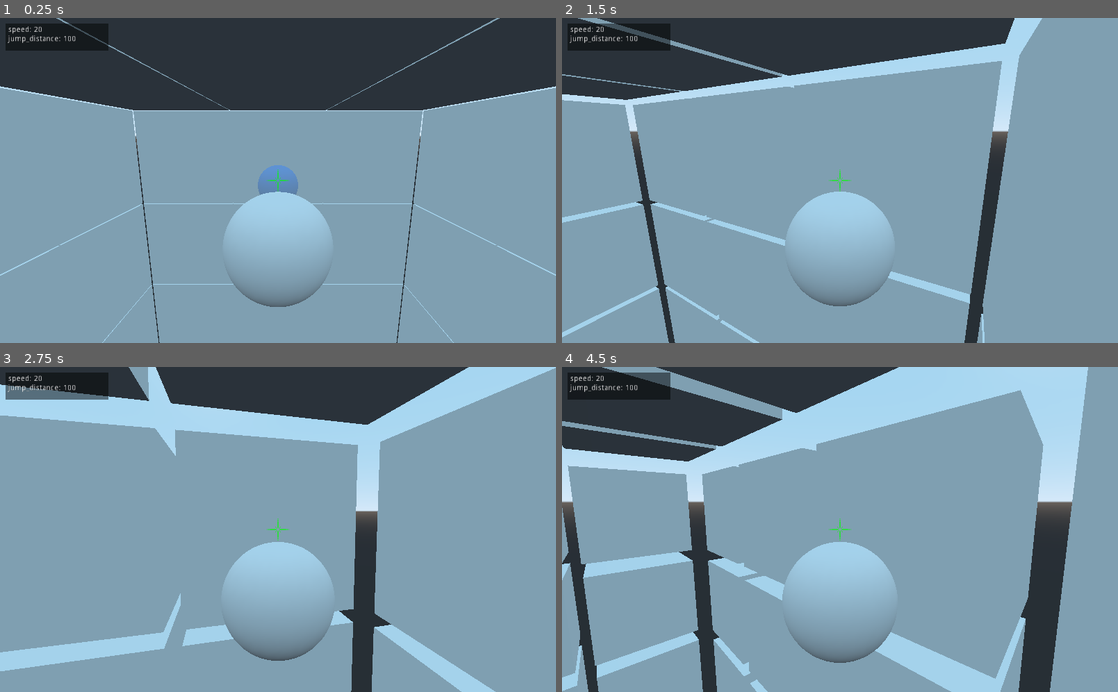
Above: before the commit, frames 1-4 (two rows, left to right).
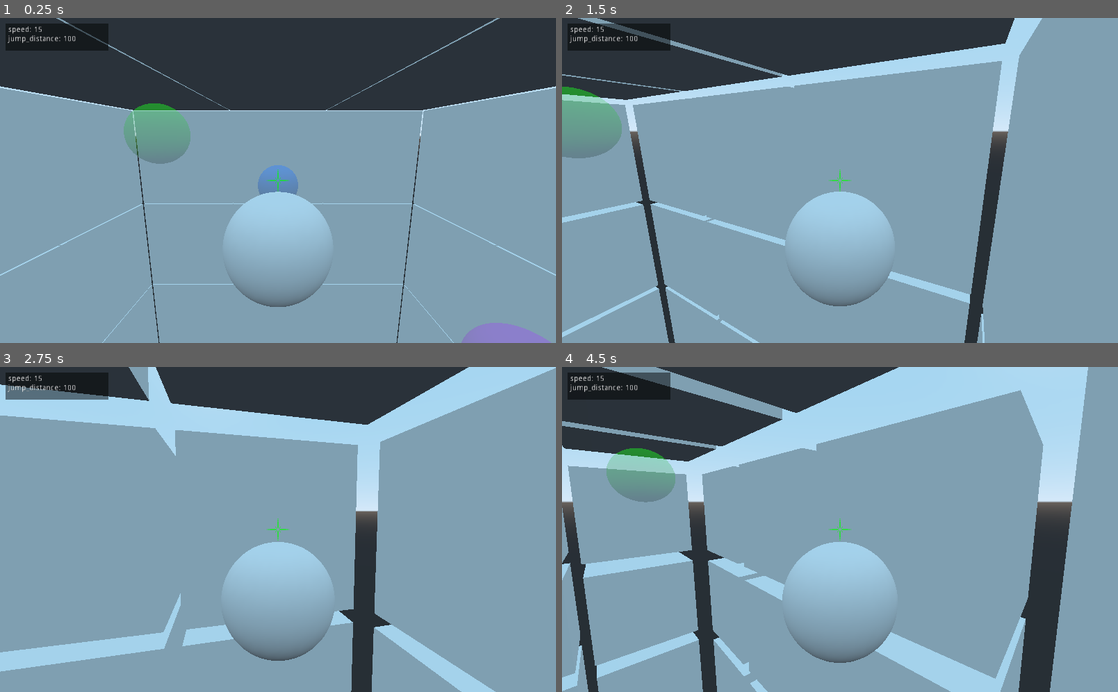
Above: after the commit, the same moments.

Repository: winston-yallow/leaps_and_bounds
Game: Godot game, scene res://levels/00_TestLevel.tscn
Same seed, same stepped clock (60 frames per second), same inputs: the game is played once before the commit and once after it.
Inputs (mouse positions are in pixels of both pictures, inside the frame that each line leads up to):
- Up to frame 1 (0.25 s): no input
- Up to frame 2 (1.5 s): move the mouse to (867, 180) at 0.52 s; click (867, 180) at 0.77 s; move the mouse to (812, 180) at 1.27 s
- Up to frame 3 (2.75 s): click (250, 529) at 1.52 s; move the mouse to (289, 523) at 2.02 s
- Up to frame 4 (4.5 s): move the mouse to (834, 536) at 2.77 s; click (834, 536) at 3.02 s; move the mouse to (878, 532) at 3.52 s; click (878, 532) at 3.77 s; move the mouse to (795, 526) at 4.27 s

The runs differ from the first frame. In frame 1, 2.5% of the frame differs, in the area x 1-100%, y 0-100%; in frame 2, 1.9%; in frame 3, less than 0.1%; in frame 4, 1.6%.

Commit message:
Use speed and distance powerups in test level

Diff:
--- a/game/levels/00_TestLevel.tscn
+++ b/game/levels/00_TestLevel.tscn
@@ -2,26 +2,21 @@
 
 [ext_resource path="res://floating_objects/FloatingCube.tscn" type="PackedScene" id=1]
 [ext_resource path="res://player/Player.tscn" type="PackedScene" id=2]
-[ext_resource path="res://powerups/Powerup.gd" type="Script" id=3]
-
-[sub_resource type="SphereShape" id=1]
-radius = 2.0
+[ext_resource path="res://powerups/IncreaseSpeed.tscn" type="PackedScene" id=3]
+[ext_resource path="res://powerups/IncreaseDistance.tscn" type="PackedScene" id=4]
 
 [node name="00_TestLevel" type="Spatial"]
 
 [node name="Player" parent="." instance=ExtResource( 2 )]
 transform = Transform( 1, 0, 0, 0, 1, 0, 0, 0, 1, 0, 1.5, 0 )
 
-[node name="Powerup" type="Area" parent="."]
-script = ExtResource( 3 )
-
-[node name="CollisionShape" type="CollisionShape" parent="Powerup"]
-shape = SubResource( 1 )
-
 [node name="Cubes" type="Spatial" parent="."]
 
 [node name="FloatingCube7" parent="Cubes" instance=ExtResource( 1 )]
 transform = Transform( 1, 0, 0, 0, 1, 0, 0, 0, 1, -2, 4, -2 )
+
+[node name="IncreaseSpeed" parent="Cubes/FloatingCube7" instance=ExtResource( 3 )]
+transform = Transform( 1, 0, 0, 0, 1, 0, 0, 0, 1, 0, -1.5, 0 )
 
 [node name="FloatingCube6" parent="Cubes" instance=ExtResource( 1 )]
 transform = Transform( 1, 0, 0, 0, 1, 0, 0, 0, 1, 0, 4, -2 )
@@ -74,6 +69,9 @@
 [node name="FloatingCube22" parent="Cubes" instance=ExtResource( 1 )]
 transform = Transform( 1, 0, 0, 0, 1, 0, 0, 0, 1, 2, -4, 2 )
 
+[node name="IncreaseSpeed" parent="Cubes/FloatingCube22" instance=ExtResource( 3 )]
+transform = Transform( 1, 0, 0, 0, 1, 0, 0, 0, 1, 0, 1.5, 0 )
+
 [node name="FloatingCube23" parent="Cubes" instance=ExtResource( 1 )]
 transform = Transform( -4.37114e-08, -1, 0, 1, -4.37114e-08, 0, 0, 0, 1, -4, -2, -2 )
 
@@ -115,6 +113,9 @@
 
 [node name="FloatingCube36" parent="Cubes" instance=ExtResource( 1 )]
 transform = Transform( -4.37114e-08, -1, 0, 1, -4.37114e-08, 0, 0, 0, 1, 4, 0, 0 )
+
+[node name="IncreaseDistance" parent="Cubes/FloatingCube36" instance=ExtResource( 4 )]
+transform = Transform( 1, 0, 0, 0, 1, 0, 0, 0, 1, 6.55671e-08, 1.5, 0 )
 
 [node name="FloatingCube37" parent="Cubes" instance=ExtResource( 1 )]
 transform = Transform( -4.37114e-08, -1, 0, 1, -4.37114e-08, 0, 0, 0, 1, 4, 2, 0 )
